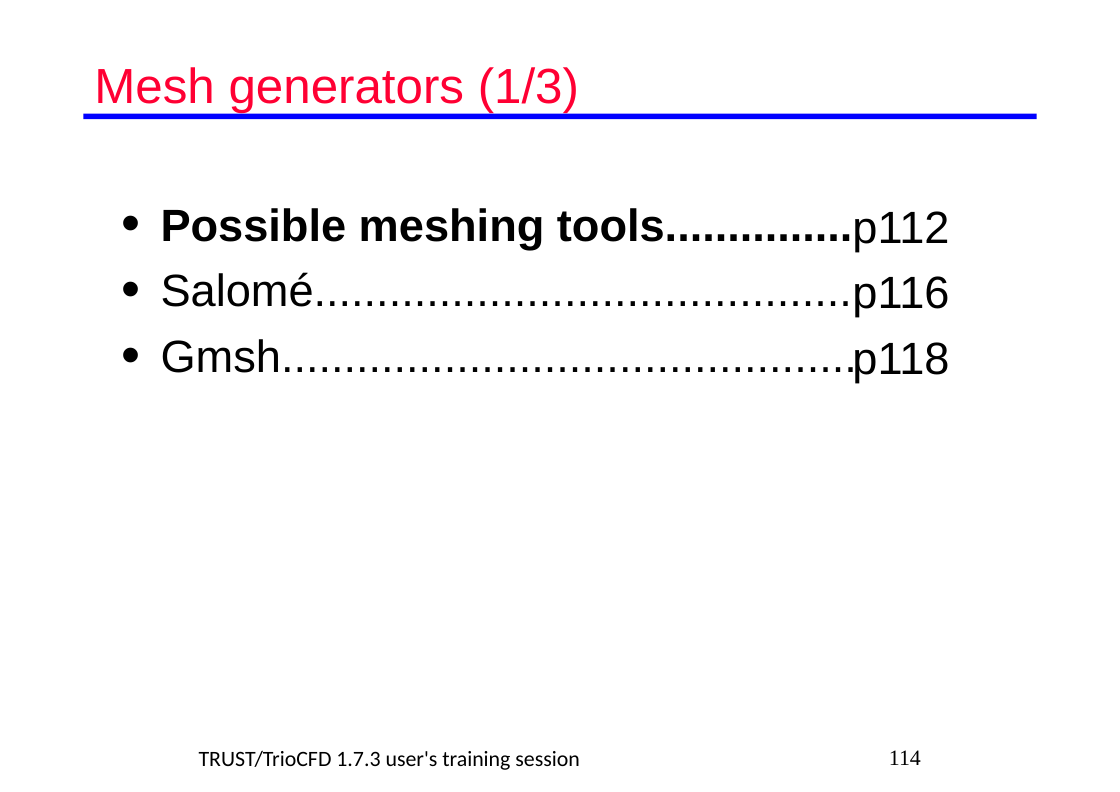
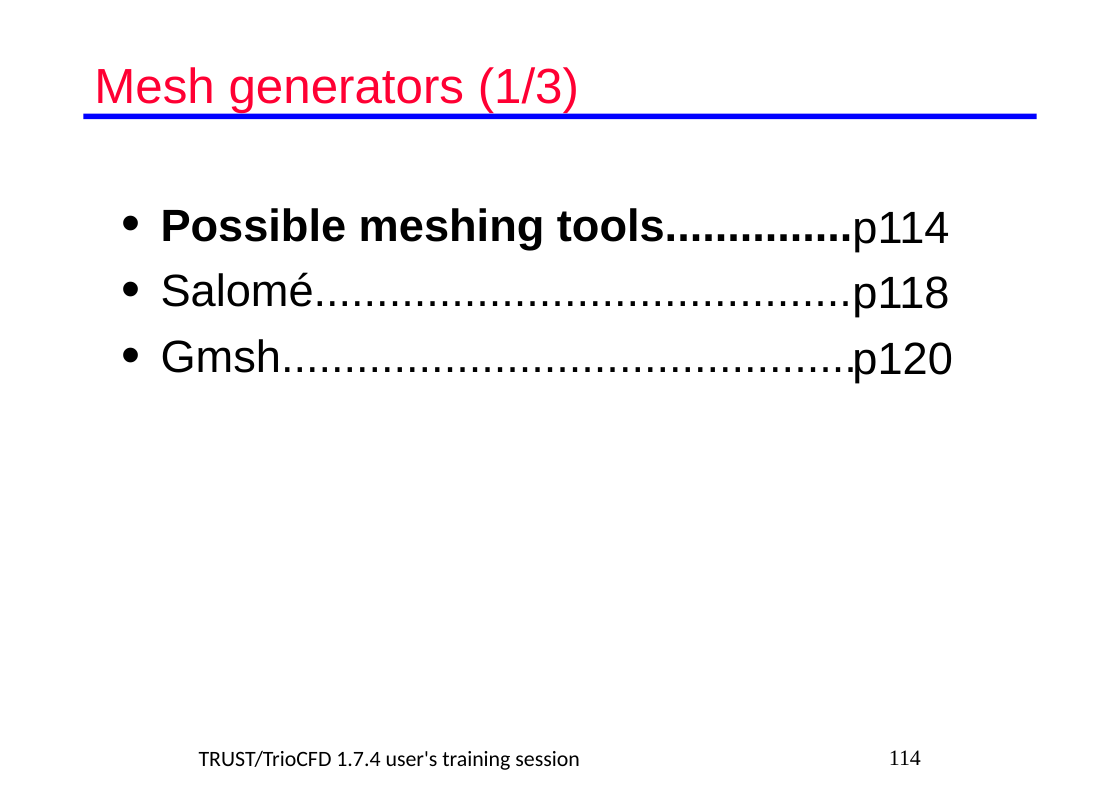
Before and after one commit to cea-trust-platform/trust-code, a slide deck: slide 114 of doc/TRUST/TRUST_and_TrioCFD_presentation.odp. Drawn at 1120x792 pixels with LibreOffice and Linux fonts; fonts in the diff are those of the drawing; background and template pictures are left out. Boxes give left, top, right and bottom in pixels: in the first picture for what was removed or moved away, otherwise in the second. Text is boxed around its words. In the diff, an @@ line names an element or a change of style, - is before the commit and + after.

```diff
--- a/doc/TRUST/TRUST_and_TrioCFD_presentation.odp
+++ b/doc/TRUST/TRUST_and_TrioCFD_presentation.odp
@@ text at [852,212,949,251]: text changed @@
-p112
-p116
+p114
@@ text at [852,342,953,383]: paragraph added @@
+p120
@@ text at [199,750,580,770]: text changed @@
-TRUST/TrioCFD 1.7.3 user's training session
+TRUST/TrioCFD 1.7.4 user's training session
```
Also in this commit, not shown: 168 other slides changed, 7 other files.
